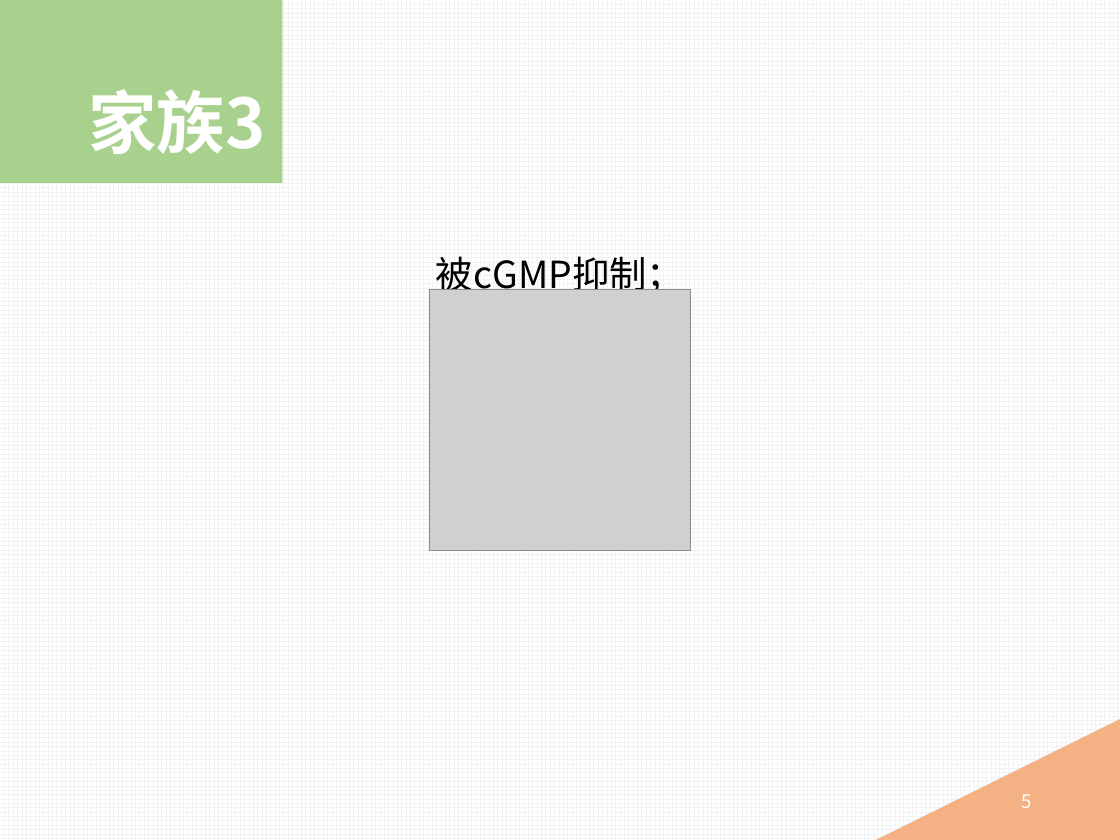
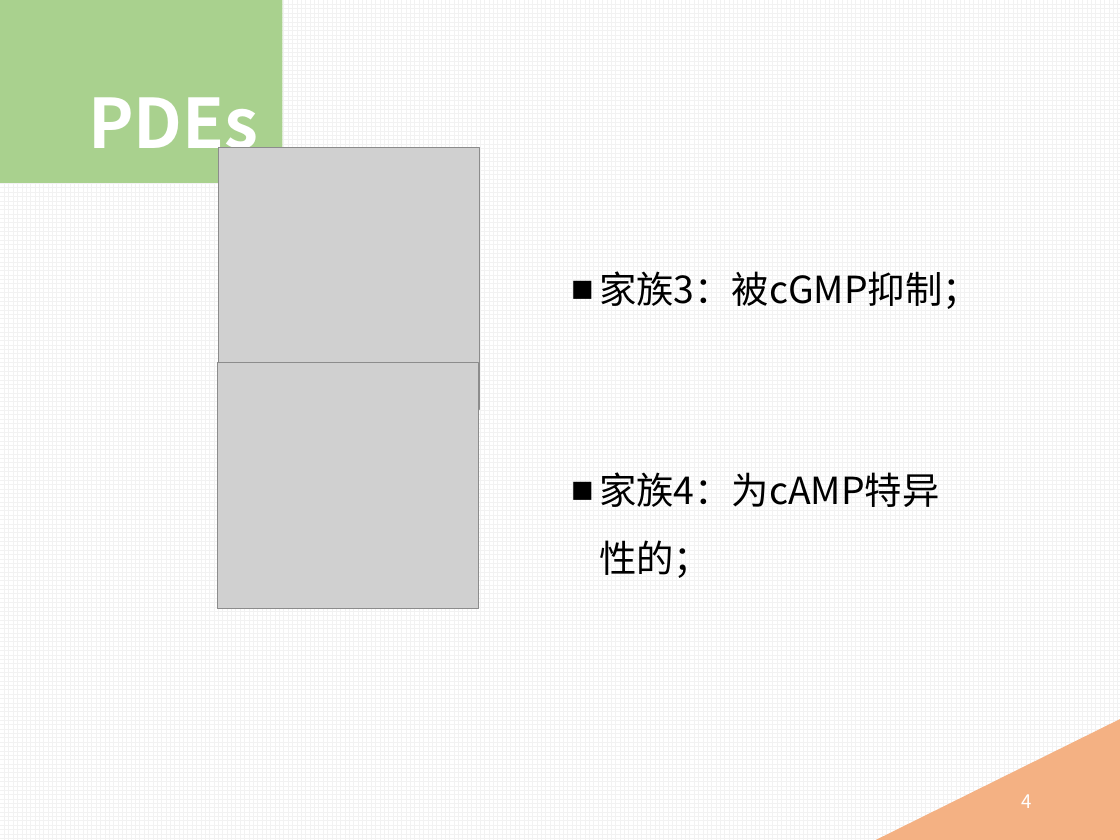
Before and after one commit to mingyong/Project-PDE, a slide deck: slide 4 of 磷酸二酯酶抑制剂.pptx (slide 5 before the commit). Drawn at 1120x840 pixels with LibreOffice and Linux fonts; fonts in the diff are those of the drawing; grey boxes stand for pictures. Boxes give left, top, right and bottom in pixels: in the first picture for what was removed or moved away, otherwise in the second. Text is boxed around its words. In the diff, an @@ line names an element or a change of style, - is before the commit and + after.

```diff
--- a/磷酸二酯酶抑制剂.pptx
+++ b/磷酸二酯酶抑制剂.pptx
@@ title at box(88, 97, 258, 165): text changed @@
-家族3
+PDEs
@@ picture: place and size @@
-picture at box(429, 289, 690, 550)
+picture at box(218, 148, 479, 409)
@@ text at box(599, 271, 980, 507): text changed @@
-被cGMP抑制；
+■ 家族3：被cGMP抑制；
+■ 家族4：为cAMP特异性的；
@@ picture added at box(217, 363, 478, 609) @@
@@ page number at box(1021, 794, 1031, 808): text changed @@
-5
+4
```
Also in this commit, not shown: 3 other slides changed, 4 slides removed, 1 other file.
